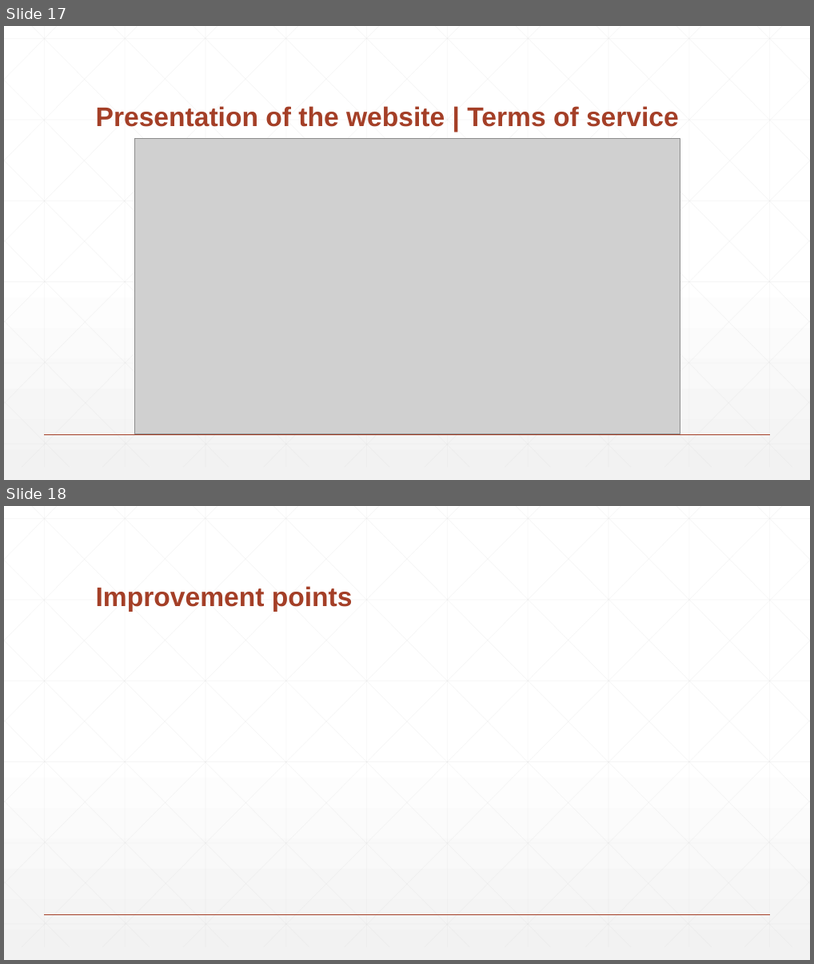
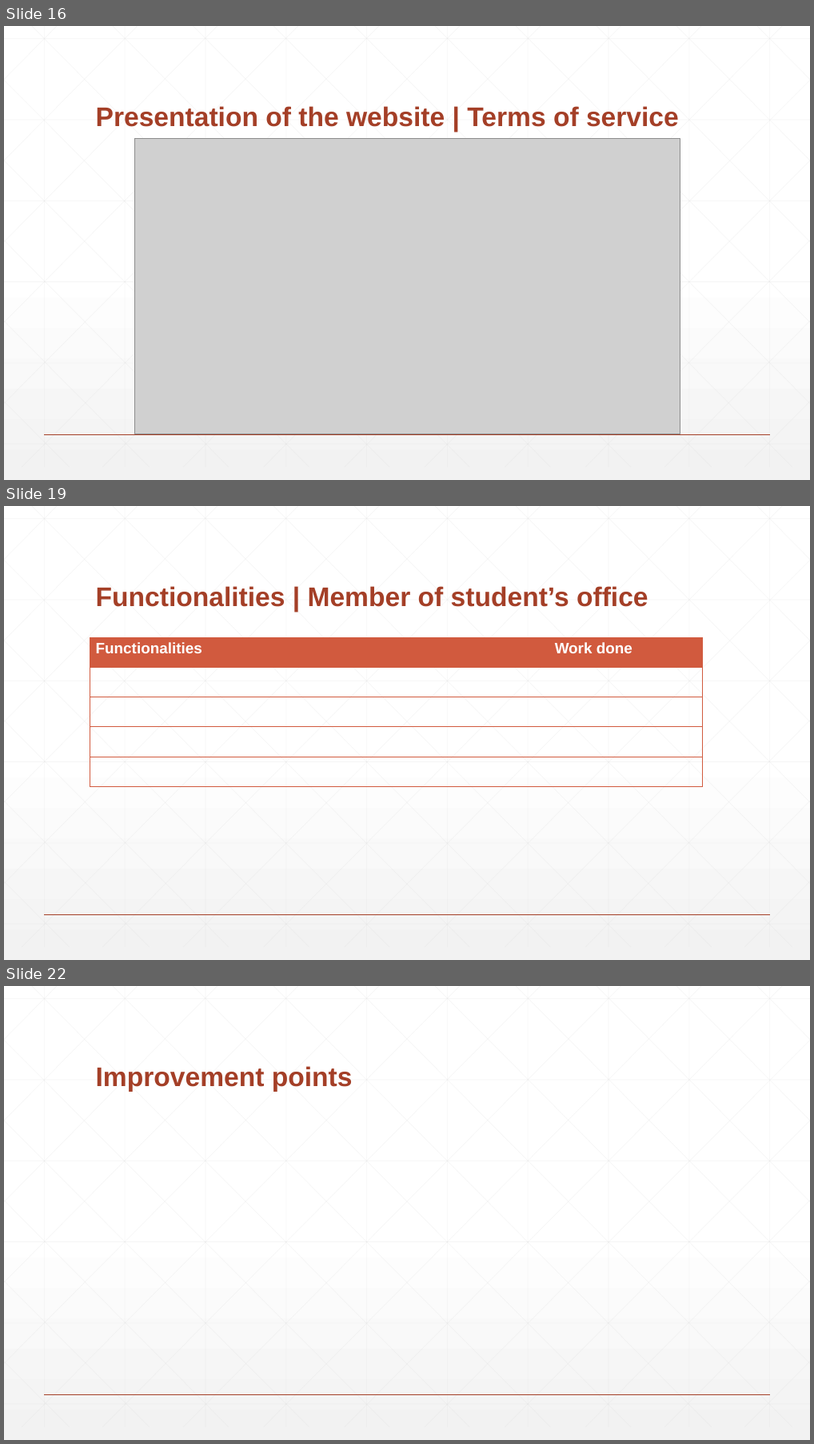
Before and after one commit to PaulFICOT/CESI_A2_Web_G2, a slide deck: Présentation/Web Project.pptx. Shown one above the other, each under a label of ours: slides 17 and 18 before the commit, slides 16, 19 and 22 after it; the slides between them are not shown. The pictures are 814x964 and 814x1444 pixels, drawn with LibreOffice and Linux fonts; fonts in the diff are those of the drawing; grey boxes stand for pictures. Boxes give left, top, right and bottom in pixels: in the first picture for what was removed or moved away, otherwise in the second. Text is boxed around its words. In the diff, an @@ line names an element or a change of style, - is before the commit and + after.

```diff
--- a/Présentation/Web Project.pptx
+++ b/Présentation/Web Project.pptx
@@ slide 19 added at bbox=[4, 506, 810, 960], background gradient #FFFFFF to #F2F2F2; not listed: 47 template elements that a slide beside it also shows @@
@@ title added at bbox=[96, 586, 649, 607], 32 pt, text #A43F27, bold @@
+Functionalities | Member of student’s office
@@ table added at bbox=[90, 637, 702, 787], 5 rows, 2 columns @@
+Functionalities | Work done
+ | 
+ | 
+ | 
+ | 
@@ what was slide 17 is now slide 16 @@
@@ what was slide 18 is now slide 22 @@
```
Also in this commit, not shown: 1 slide changed, 4 other slides added, 1 slide removed, 2 other files.
